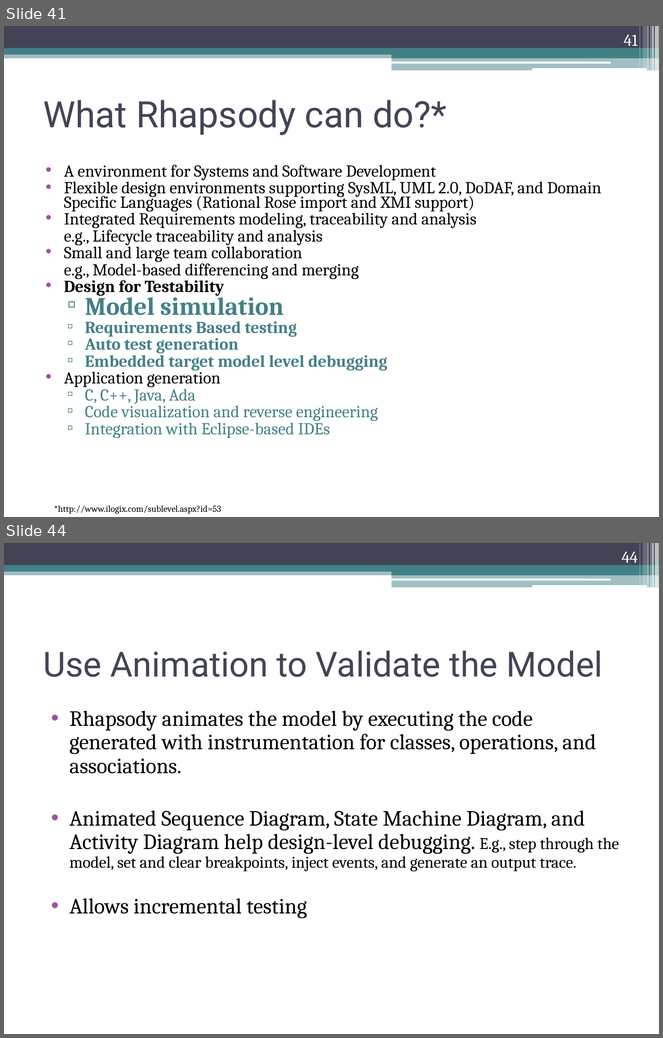
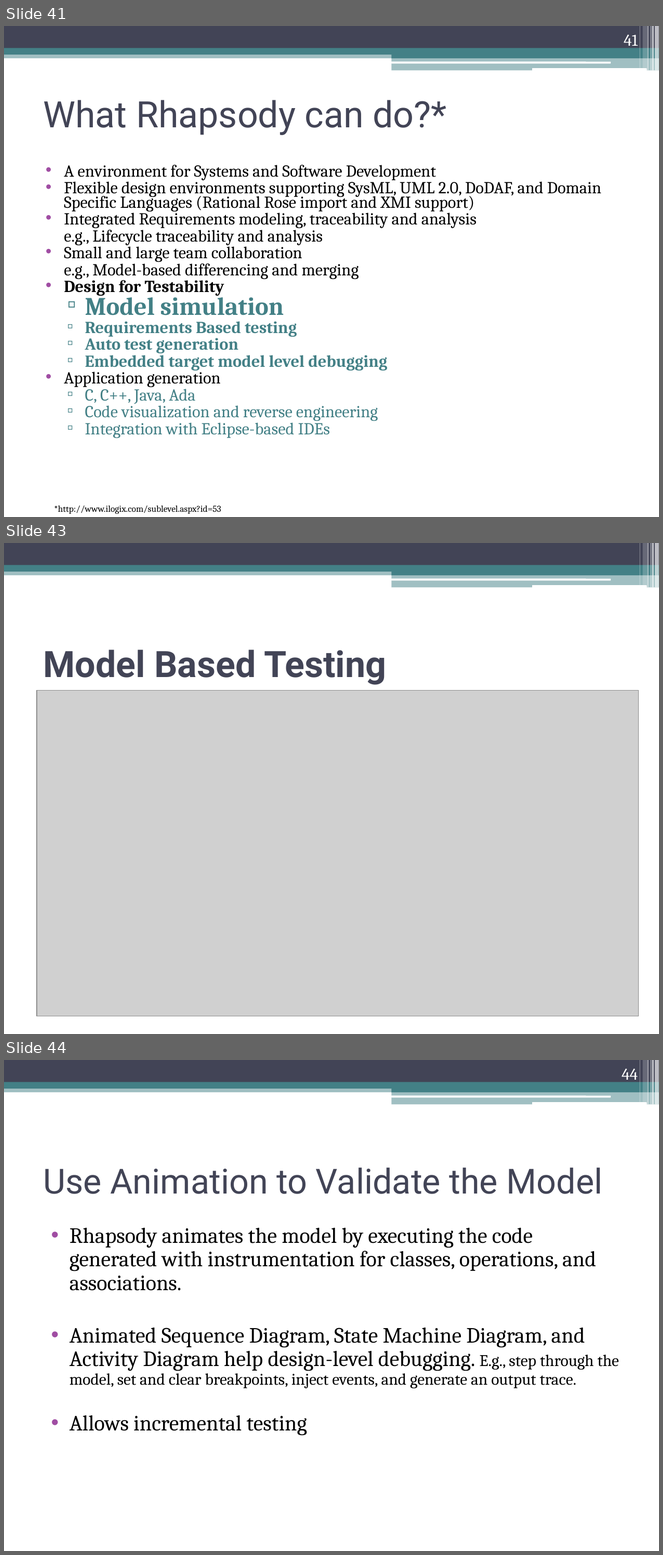
Before and after one commit to adenner/srs509, a slide deck: Final Presentation/Team 2 409-509 Final Presentation.pptx. Shown one above the other, each under a label of ours: slides 41 and 44 before the commit, slides 41, 43 and 44 after it; the slides between them are not shown. The pictures are 663x1038 and 663x1555 pixels, drawn with LibreOffice and Linux fonts; fonts in the diff are those of the drawing; grey boxes stand for pictures. Boxes give left, top, right and bottom in pixels: in the first picture for what was removed or moved away, otherwise in the second. Text is boxed around its words. In the diff, an @@ line names an element or a change of style, - is before the commit and + after.

```diff
--- a/Final Presentation/Team 2 409-509 Final Presentation.pptx
+++ b/Final Presentation/Team 2 409-509 Final Presentation.pptx
@@ slide 43 added at (4, 543, 659, 1034), background #FFFFFF; not listed: 13 template elements that a slide beside it also shows @@
@@ title added at (43, 650, 386, 685), 40 pt, text #424456, bold @@
+Model Based Testing
@@ picture added at (37, 691, 639, 1017) @@
```
Also in this commit, not shown: 2 slides changed, 3 other slides added, 3 slides removed.
